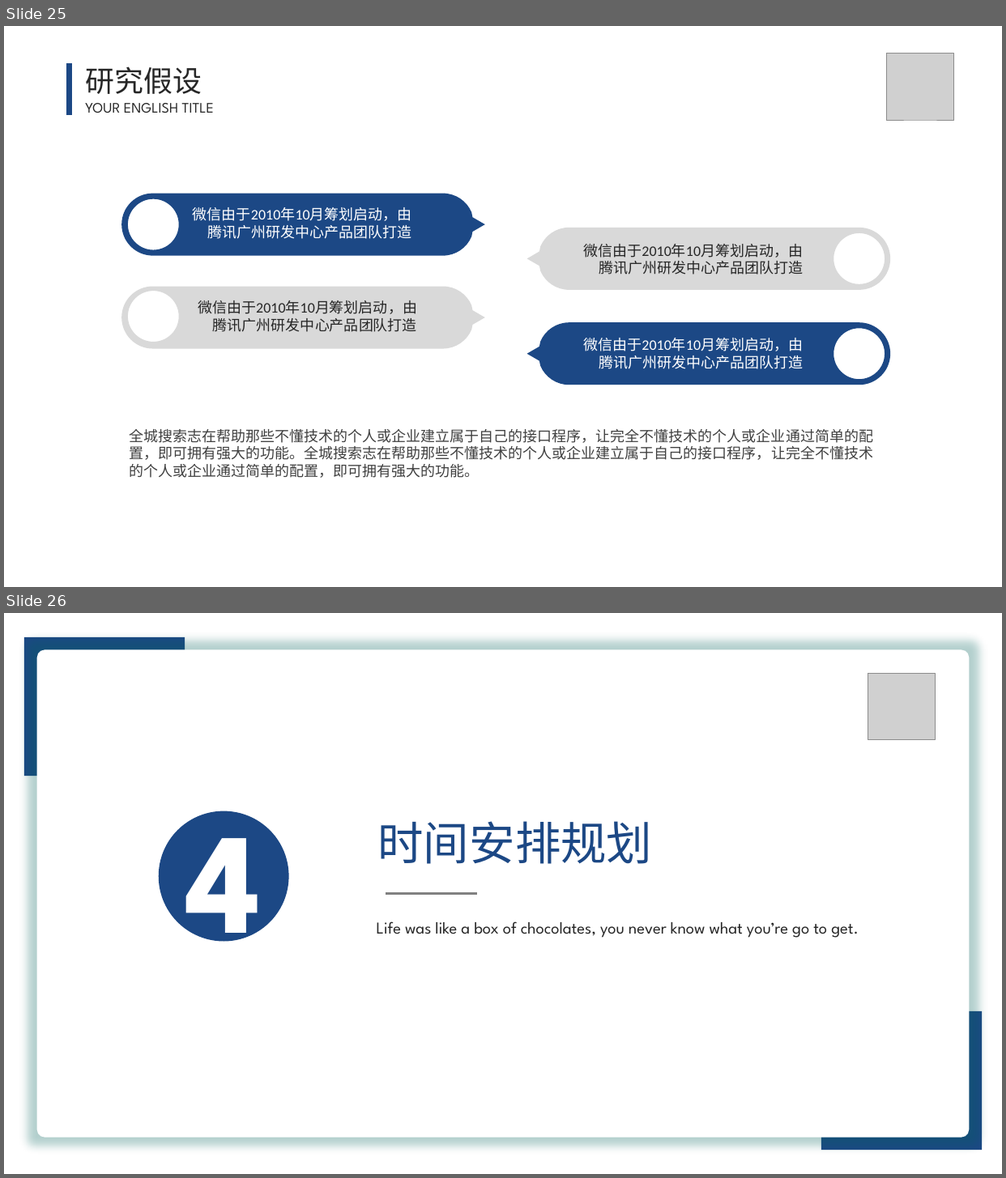
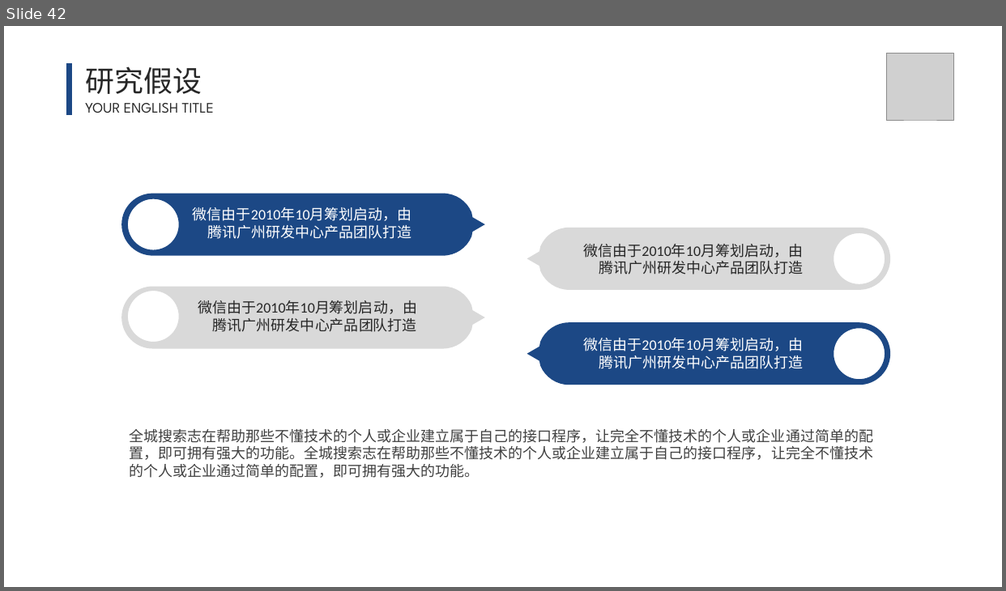
Before and after one commit to lt610/DeepGCN, a slide deck: 毕设提交/ppt/答辩ppt.pptx. Shown one above the other, each under a label of ours: slides 25 and 26 before the commit, slide 42 after it. The pictures are 1006x1178 and 1006x591 pixels, drawn with LibreOffice and Linux fonts; fonts in the diff are those of the drawing; grey boxes stand for pictures. Boxes give left, top, right and bottom in pixels: in the first picture for what was removed or moved away, otherwise in the second. Text is boxed around its words. In the diff, an @@ line names an element or a change of style, - is before the commit and + after.

```diff
--- a/毕设提交/ppt/答辩ppt.pptx
+++ b/毕设提交/ppt/答辩ppt.pptx
@@ slide 26 removed at <box>4,613,1002,1174</box>, background #FFFFFF @@
@@ rectangle removed at <box>24,637,185,776</box> @@
@@ rounded rectangle removed at <box>37,649,969,1138</box> @@
@@ picture removed at <box>868,673,936,739</box> @@
@@ ellipse removed at <box>158,811,288,942</box> @@
-4
@@ text removed at <box>377,821,652,864</box> @@
-时间安排规划
@@ line removed from (386, 894) to (477, 894) @@
@@ text removed at <box>377,922,859,938</box> @@
-Life was like a box of chocolates, you never know what you’re go to get.
@@ rectangle removed at <box>821,1012,982,1150</box> @@
@@ what was slide 25 is now slide 42 @@
```
Also in this commit, not shown: 3 slides changed, 8 slides added, 3 other files.
